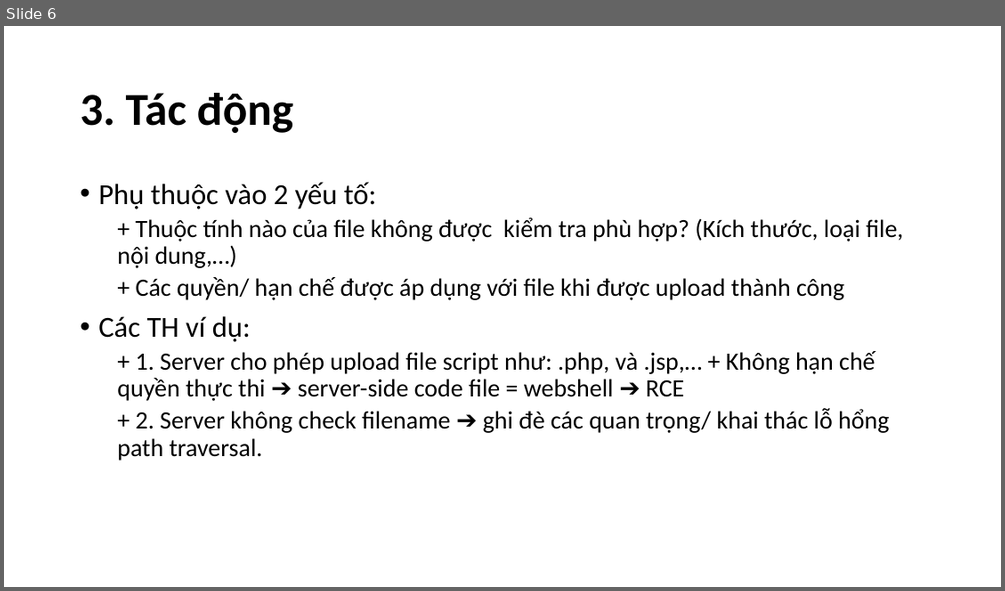
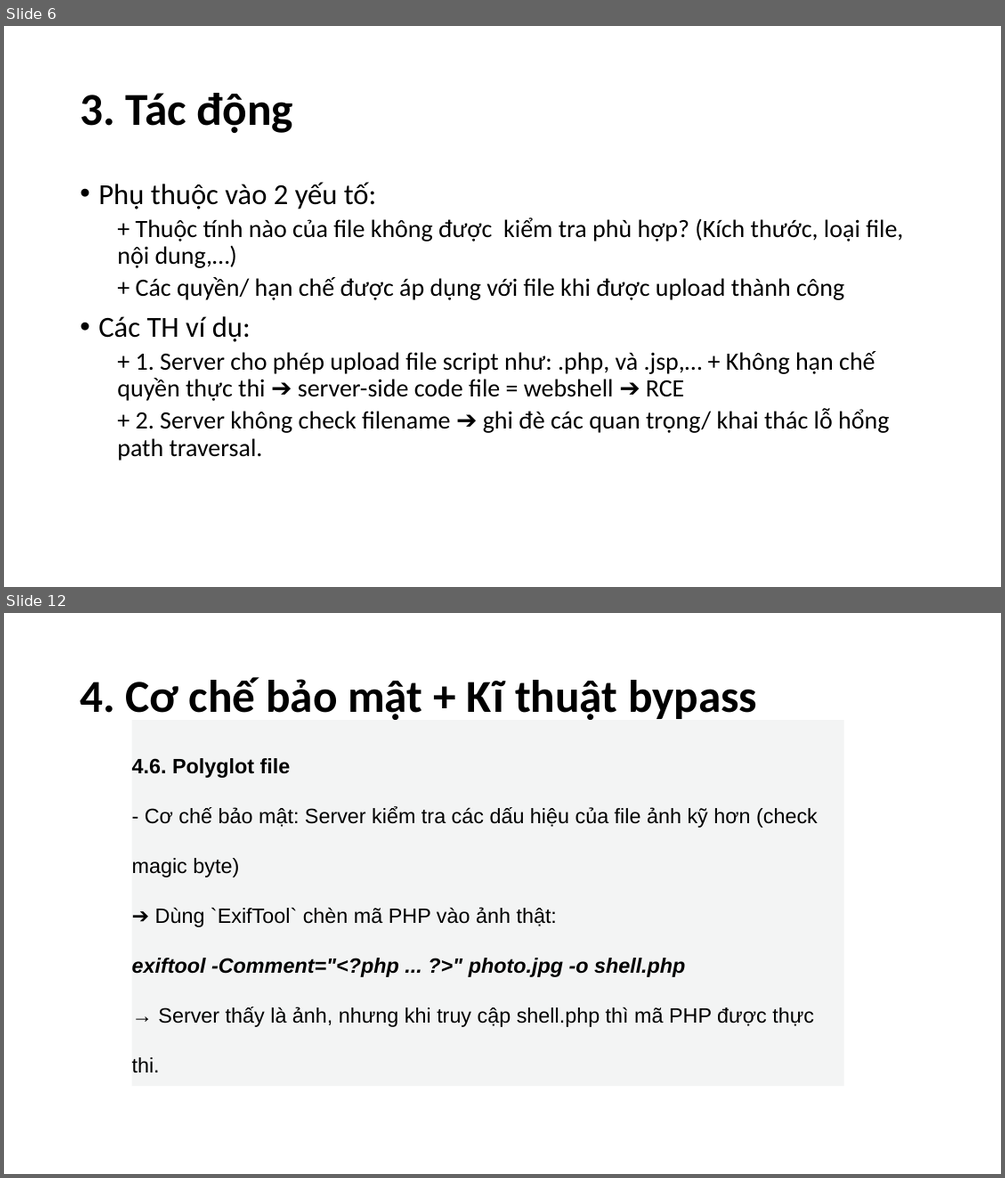
Before and after one commit to n33r9/PortSwigger_labs_note, a slide deck: week3.2.file_upload/file_upload.pptx. Shown one above the other, each under a label of ours: slide 6 before the commit, slides 6 and 12 after it; the slides between them are not shown. The pictures are 1005x591 and 1005x1178 pixels, drawn with LibreOffice and Linux fonts; fonts in the diff are those of the drawing. Boxes give left, top, right and bottom in pixels: in the first picture for what was removed or moved away, otherwise in the second. Text is boxed around its words. In the diff, an @@ line names an element or a change of style, - is before the commit and + after.

```diff
--- a/week3.2.file_upload/file_upload.pptx
+++ b/week3.2.file_upload/file_upload.pptx
@@ slide 12 added at (x1=4, y1=613, x2=1001, y2=1174), background #FFFFFF @@
@@ title added at (x1=80, y1=677, x2=757, y2=720), 44 pt, text #000000, bold @@
+4. Cơ chế bảo mật + Kĩ thuật bypass
@@ text added at (x1=132, y1=716, x2=844, y2=1089), fill #F3F4F4, 20 pt, text #000000 @@
+4.6. Polyglot file
+- Cơ chế bảo mật: Server kiểm tra các dấu hiệu của file ảnh kỹ hơn (check magic byte)
+➔ Dùng `ExifTool` chèn mã PHP vào ảnh thật:
+exiftool -Comment="<?php ... ?>" photo.jpg -o shell.php
+→ Server thấy là ảnh, nhưng khi truy cập shell.php thì mã PHP được thực thi.
```
Also in this commit, not shown: 5 slides changed, 13 other slides added.
